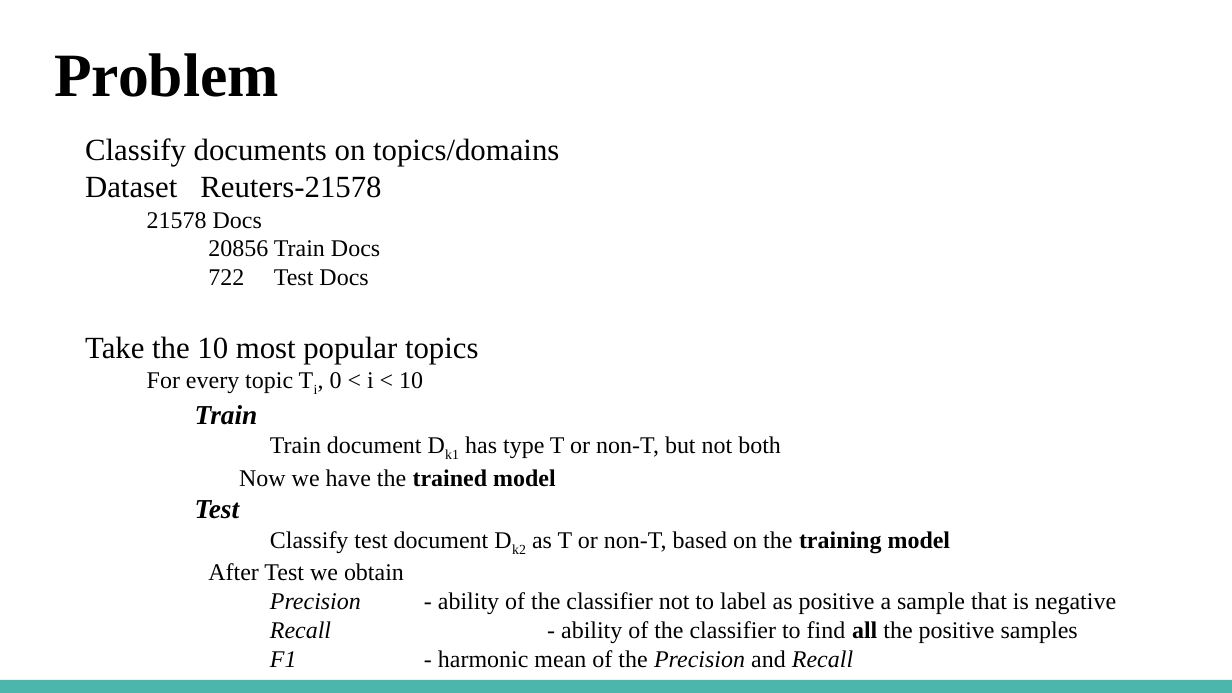
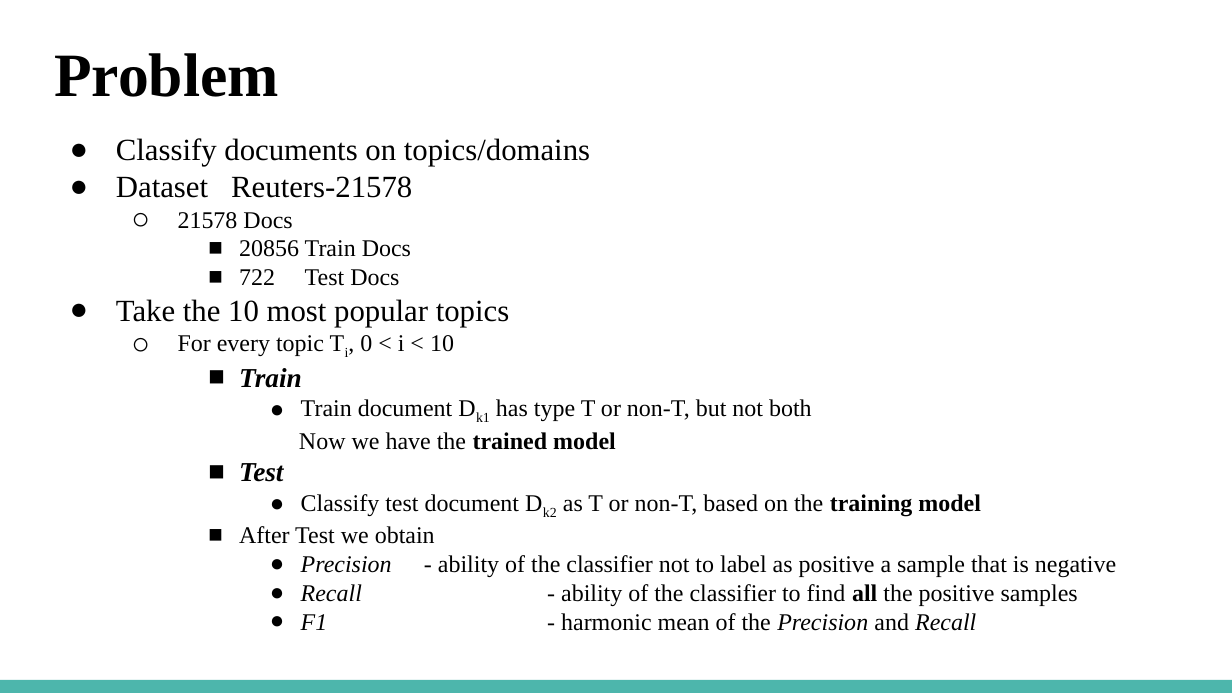
Before and after one commit to marius92mc/document-classification-reuters21578, a slide deck: slide 2 of slides/en_Text_Mining_-_Document_Classification_Reuters-21578_Dataset.pptx. Drawn at 1232x693 pixels with LibreOffice and Linux fonts; fonts in the diff are those of the drawing. Boxes give left, top, right and bottom in pixels: in the first picture for what was removed or moved away, otherwise in the second. Text is boxed around its words. In the diff, an @@ line names an element or a change of style, - is before the commit and + after.

Commit message:
Added Naive-Bayes and Perceptron classifiers

```diff
--- a/slides/en_Text_Mining_-_Document_Classification_Reuters-21578_Dataset.pptx
+++ b/slides/en_Text_Mining_-_Document_Classification_Reuters-21578_Dataset.pptx
@@ text "Classify documents on topics/domains" at box(116, 138, 1116, 631): bullet none to ●; bullet none to ○; bullet none to ■; indent changed @@
```
Also in this commit, not shown: 5 other slides changed, 1 slide added, 5 other files.
